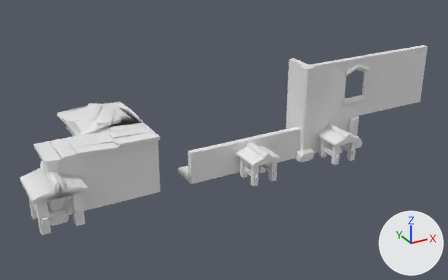
The FBX model Assets/Art/Meshes/PrototypeMeshes/Buildings/TownHall/Buildings_TownHall.fbx as it was, and as the next commit left it.
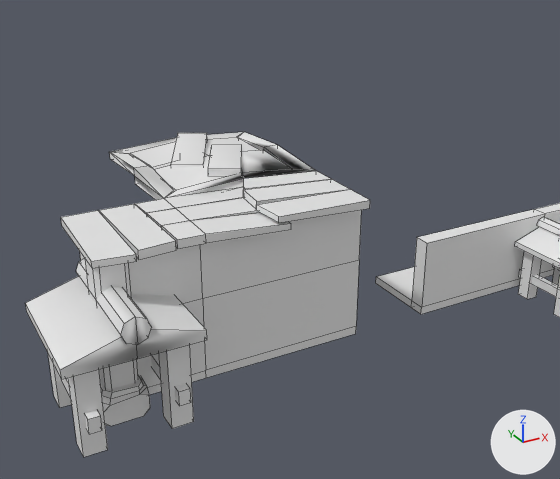
Old and new are each drawn whole from a 50 mm camera at (-3.03, -14.77, 8.58) aimed at (5.6, 0.92, 0.73) and again close up from a 50 mm camera at (-1.8, -6.8, 4.88) aimed at (1.64, -0.55, 1.76). Every picture has the same lights, and +X, +Y and +Z are marked at lower right. The close-ups show mesh edges as thin lines. Materials are left out; every surface is plain grey. Where no turn or scale is listed for an object, it has been applied to the vertices. Vertices at the same position are counted once.

In view in the first close-up: 'Door', 'TownHall_Bot_Corner', 'TownHall_Bot_Side', 'TownHall_Bot_Side_Door', 'TownHall_Top_Corner', 'TownHall_Top_Full', 'TownHall_Top_Side_LongPlank'.
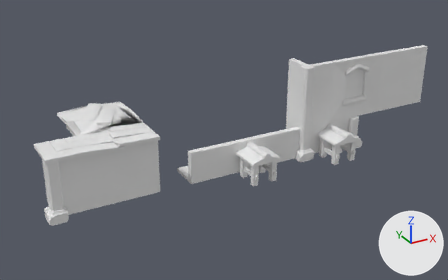
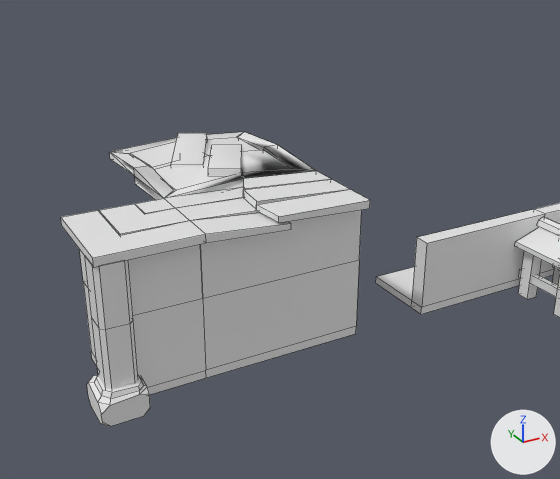
Where the change shows, as pixel boxes (x1, y1, x2, y2) in the close-ups (560 x 479 px):
```json
{"object": "Door", "change": "deleted", "before": [25, 258, 207, 457]}
{"object": "TownHall_Top_Corner", "change": "reshaped", "before": [61, 199, 206, 305], "after": [61, 199, 206, 330]}
{"part": 1, "of": "me_cube_023", "change": "cut back", "before": [61, 204, 206, 268], "after": [61, 204, 206, 267]}
{"object": "TownHall_Bot_Corner", "change": "unchanged, uncovered by the edit", "before": [99, 298, 206, 426], "after": [83, 282, 206, 426]}
```

The change, as JSON lines over the scene's bpy script:
```json
{"block": "me_cube_023", "where": "# used by ob_townhall_top_corner; location = (0.0, 0.0, 2.0)"}
{"op": "remove", "block": "me_cube_023", "code": "me_cube_023.from_pydata(...)  # 68 vertices, 51 faces; spans x -0.175..1.0, y -0.223..1.0, z -1.0..-0.2"}
{"op": "add", "block": "me_cube_023", "code": "me_cube_023.from_pydata(...)  # 64 vertices, 42 faces; spans x -0.16..1.0, y -0.168..1.0, z -1.0..-0.2"}
{"block": "me_cube_023", "change": "me_cube_023 part 1"}
{"block": "me_cube_023", "change": "16 vertices are removed from x -0.175..0.7, y -0.223..0.672, z -0.3..-0.2"}
{"block": "me_cube_023", "change": "21 faces are deleted"}
{"block": "me_cube_023", "change": "2 vertices move from x 0.68, y 0.687, z -0.3..-0.2 to x 0.66, y 0.667, z -0.3..-0.2"}
{"block": "me_cube_023", "change": "12 vertices are added at x -0.158..1.0, y -0.168..1.0, z -0.3..-0.2"}
{"block": "me_cube_023", "change": "12 new faces join them"}
{"op": "remove", "block": "ob_door", "code": ["ob_door = bpy.data.objects.new('Door', me_cube_027)", "ob_door.location = (0.0, 0.0, 0.0)"]}
```
